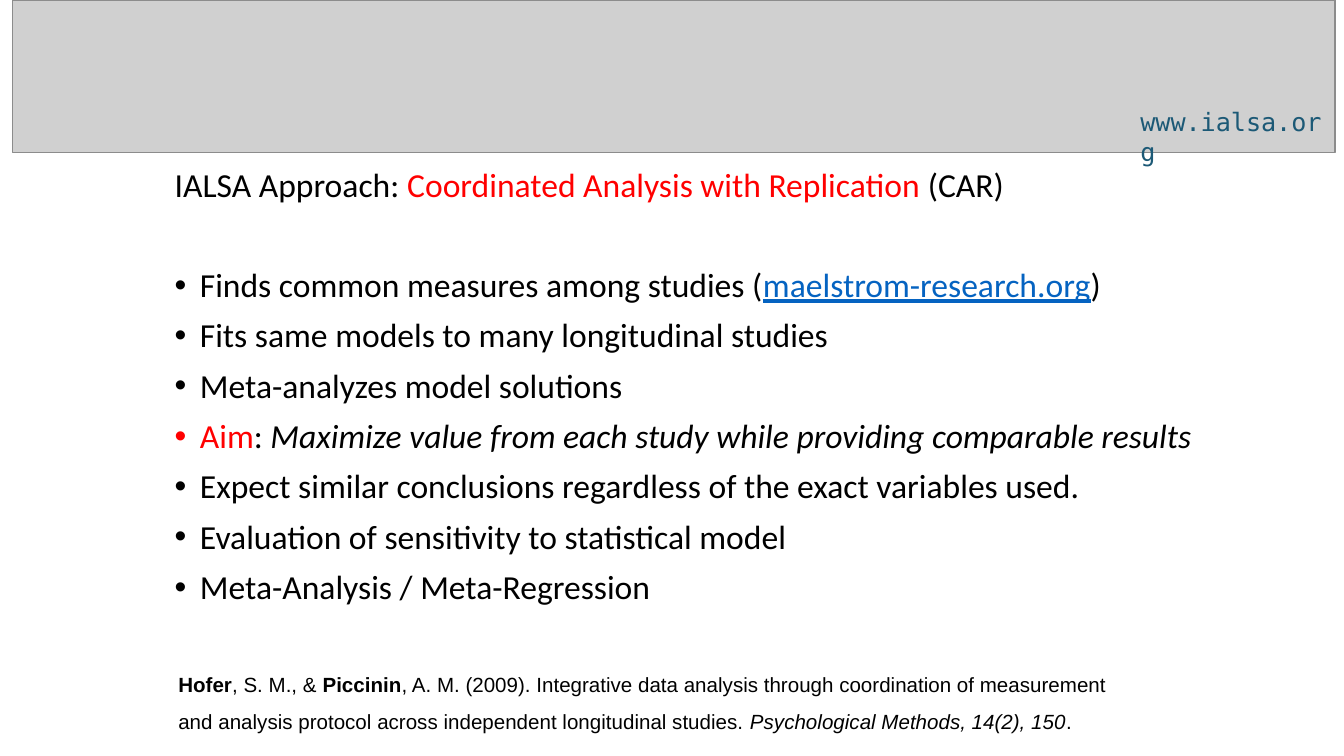
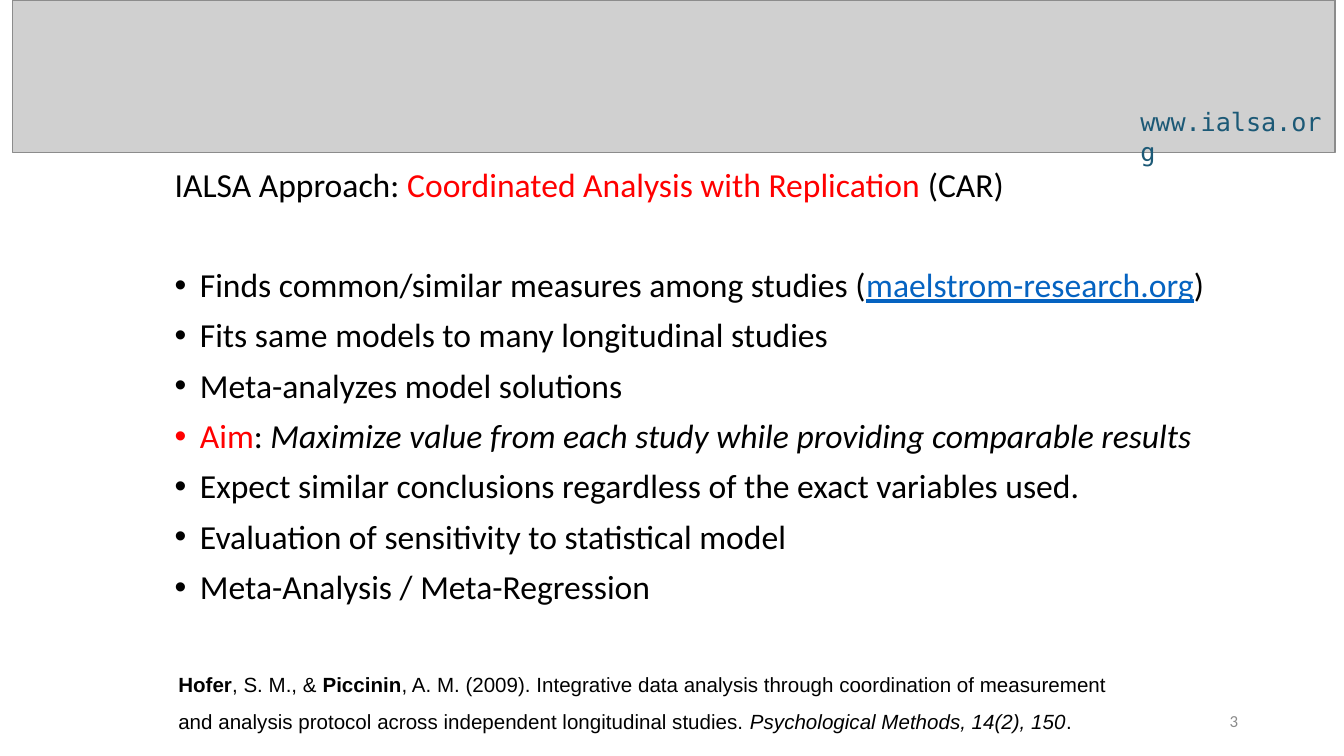
Before and after one commit to IALSA/IALSA-2015-Portland, a slide deck: slide 3 of pubs/2016-talks/2016-06-09-cpa/ppt/koval-etal-2016-06-10-cpa.pptx. Drawn at 1344x756 pixels with LibreOffice and Linux fonts; fonts in the diff are those of the drawing; grey boxes stand for pictures. Boxes give left, top, right and bottom in pixels: in the first picture for what was removed or moved away, otherwise in the second. Text is boxed around its words. In the diff, an @@ line names an element or a change of style, - is before the commit and + after.

```diff
--- a/pubs/2016-talks/2016-06-09-cpa/ppt/koval-etal-2016-06-10-cpa.pptx
+++ b/pubs/2016-talks/2016-06-09-cpa/ppt/koval-etal-2016-06-10-cpa.pptx
@@ text at (200, 272, 1204, 303): text changed @@
-• Finds common measures among studies (maelstrom-research.org)
+• Finds common/similar measures among studies (maelstrom-research.org)
@@ page number added at (1230, 716, 1239, 727), 9 pt, text #8C8C8C @@
+3
```
Also in this commit, not shown: 32 other slides changed.
